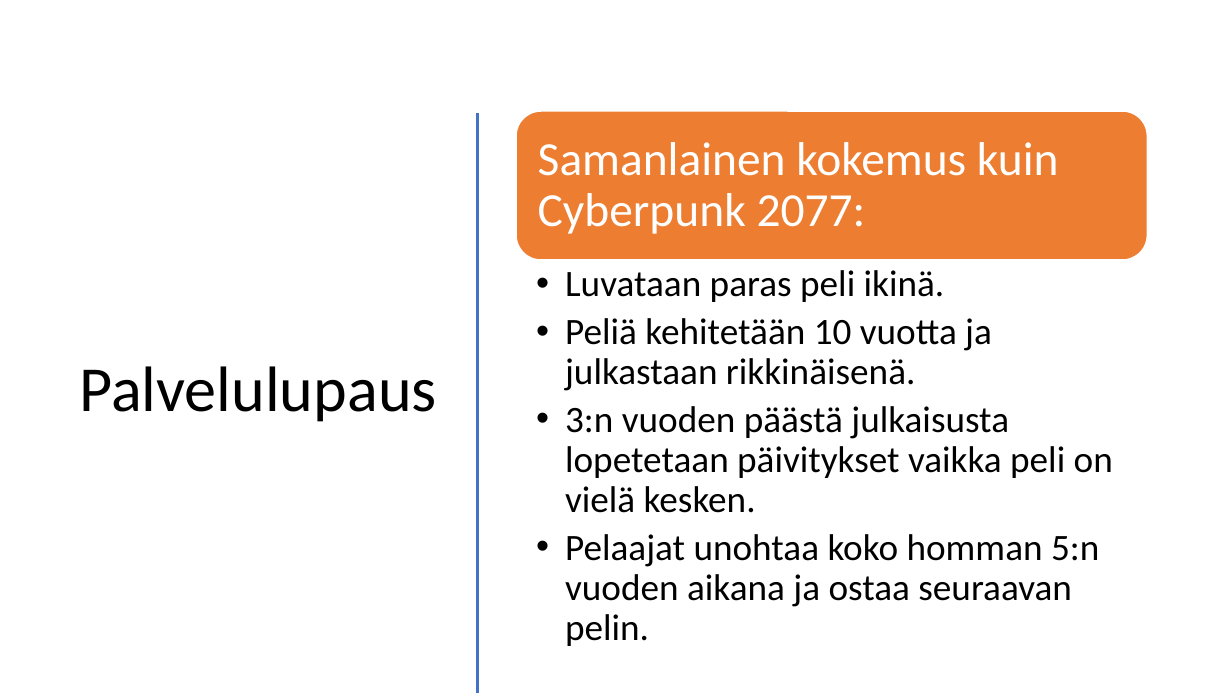
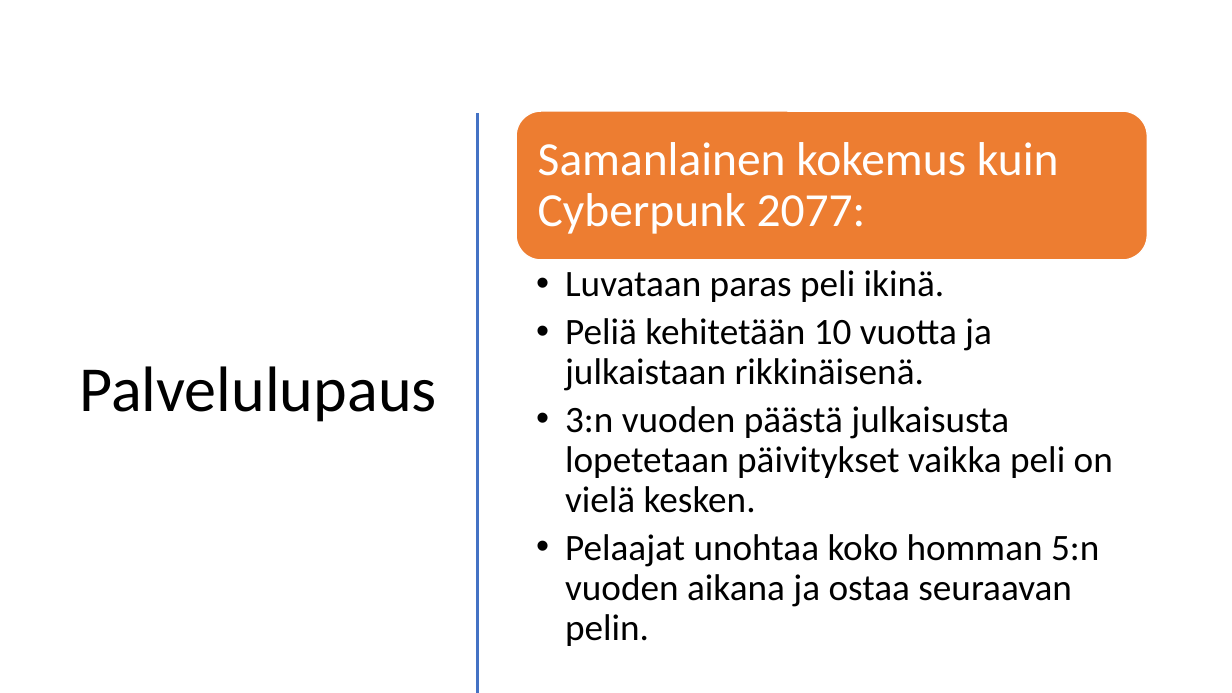
Before and after one commit to NooaKallio/Projekti, a slide deck: slide 9 of Presentation.pptx. Drawn at 1232x693 pixels with LibreOffice and Linux fonts; fonts in the diff are those of the drawing. Boxes give left, top, right and bottom in pixels: in the first picture for what was removed or moved away, otherwise in the second. Text is boxed around its words. In the diff, an @@ line names an element or a change of style, - is before the commit and + after.

```diff
--- a/Presentation.pptx
+++ b/Presentation.pptx
@@ text at <box>565,318,992,391</box>: text changed @@
-  • Peliä kehitetään 10 vuotta ja julkastaan rikkinäisenä.
+  • Peliä kehitetään 10 vuotta ja julkaistaan rikkinäisenä.
```
Also in this commit, not shown: 7 other slides changed.
